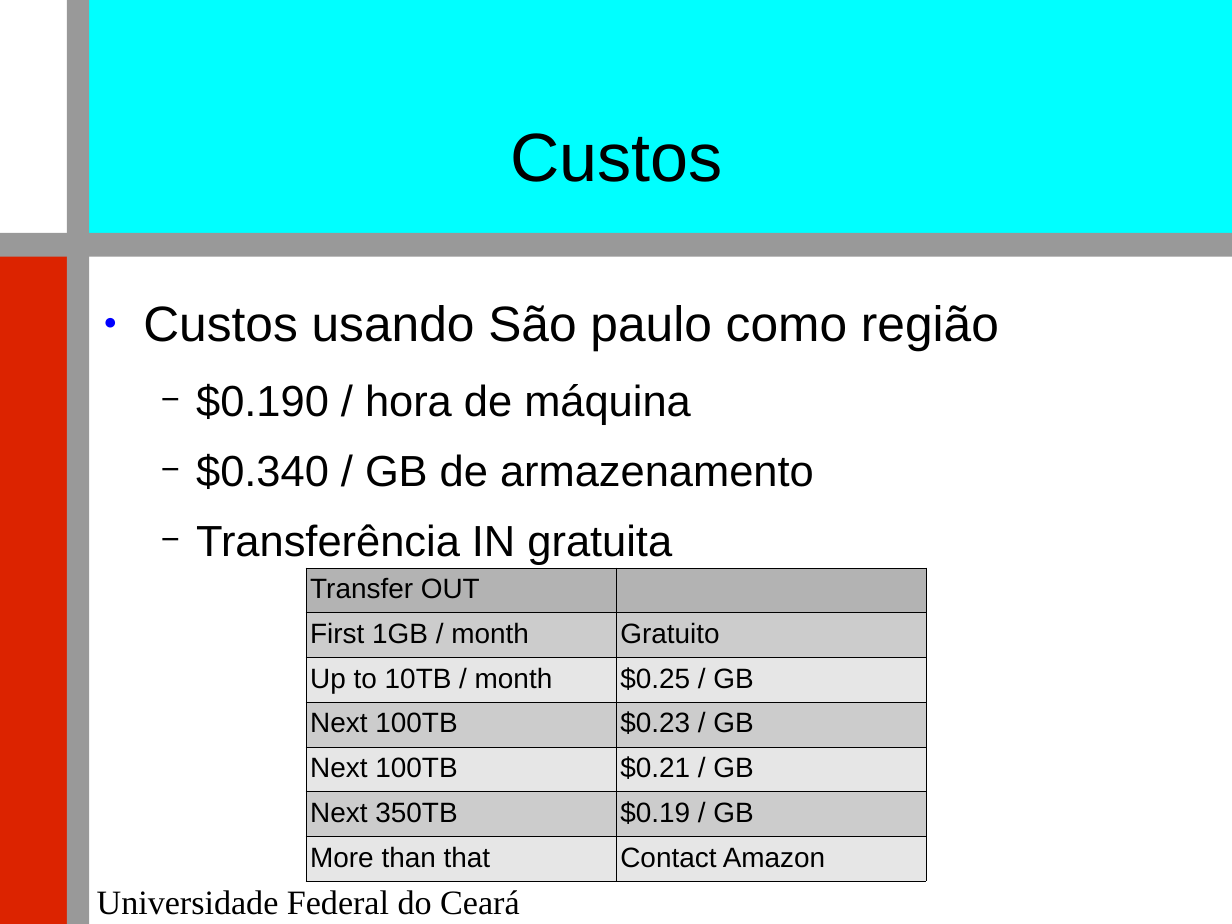
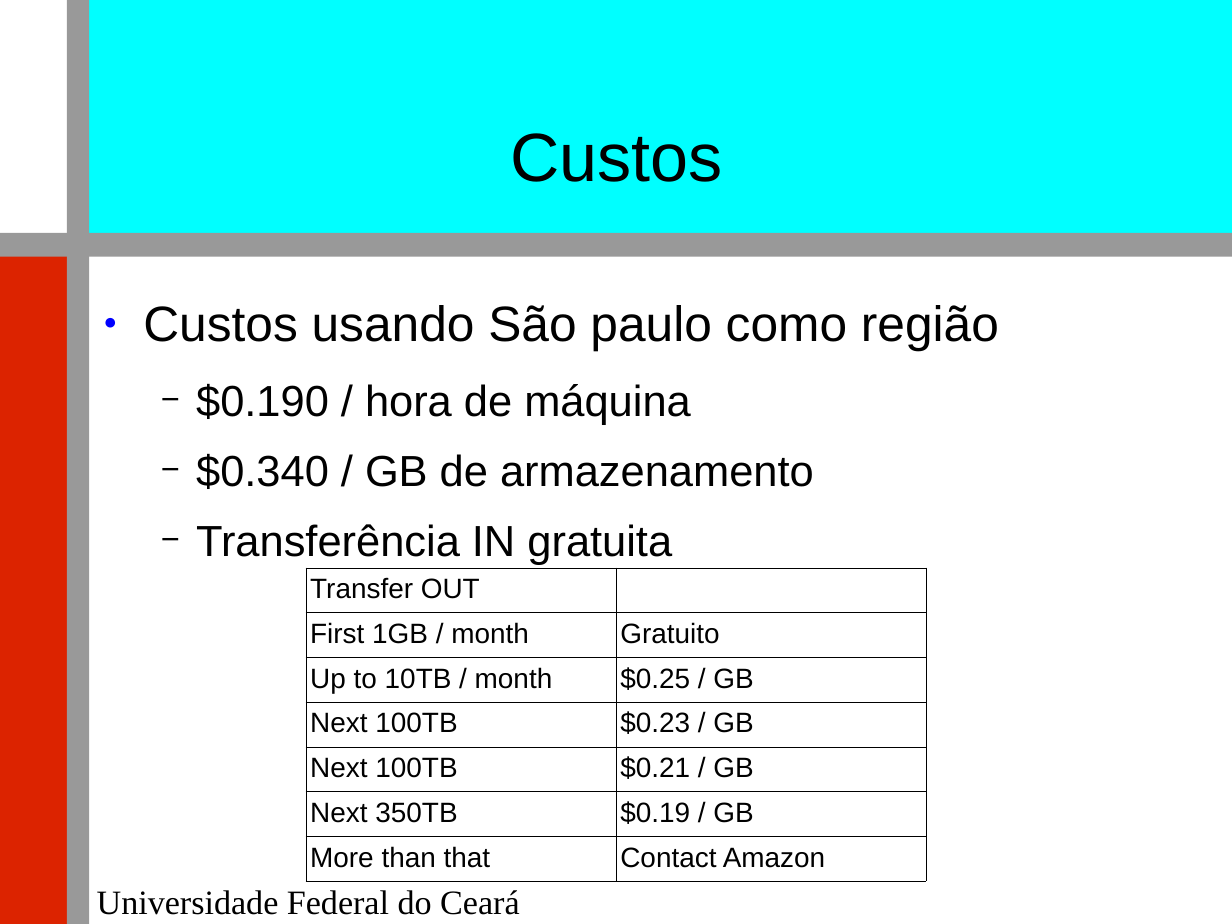
Before and after one commit to renatocjn/NoSQL_TF, a slide deck: slide 19 of Apresentação.odp. Drawn at 1232x924 pixels with LibreOffice and Linux fonts; fonts in the diff are those of the drawing; background and template pictures are left out. Boxes give left, top, right and bottom in pixels: in the first picture for what was removed or moved away, otherwise in the second. Text is boxed around its words. In the diff, an @@ line names an element or a change of style, - is before the commit and + after.

```diff
--- a/Apresentação.odp
+++ b/Apresentação.odp
@@ table at [306, 568, 928, 872] @@
@@ fill #B3B3B3 to none in row 1, column 1 @@
@@ fill #CCCCCC to none in 6 cells @@
@@ fill #E6E6E6 to none in 6 cells @@
```
Also in this commit, not shown: 1 other slide changed.
